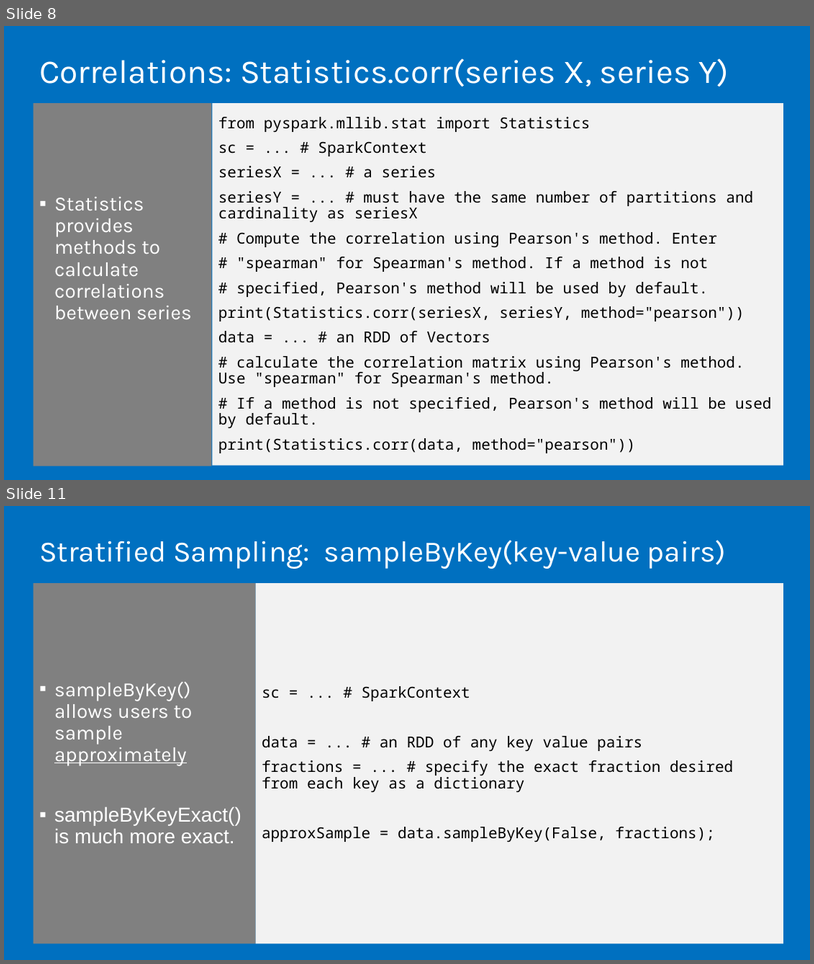
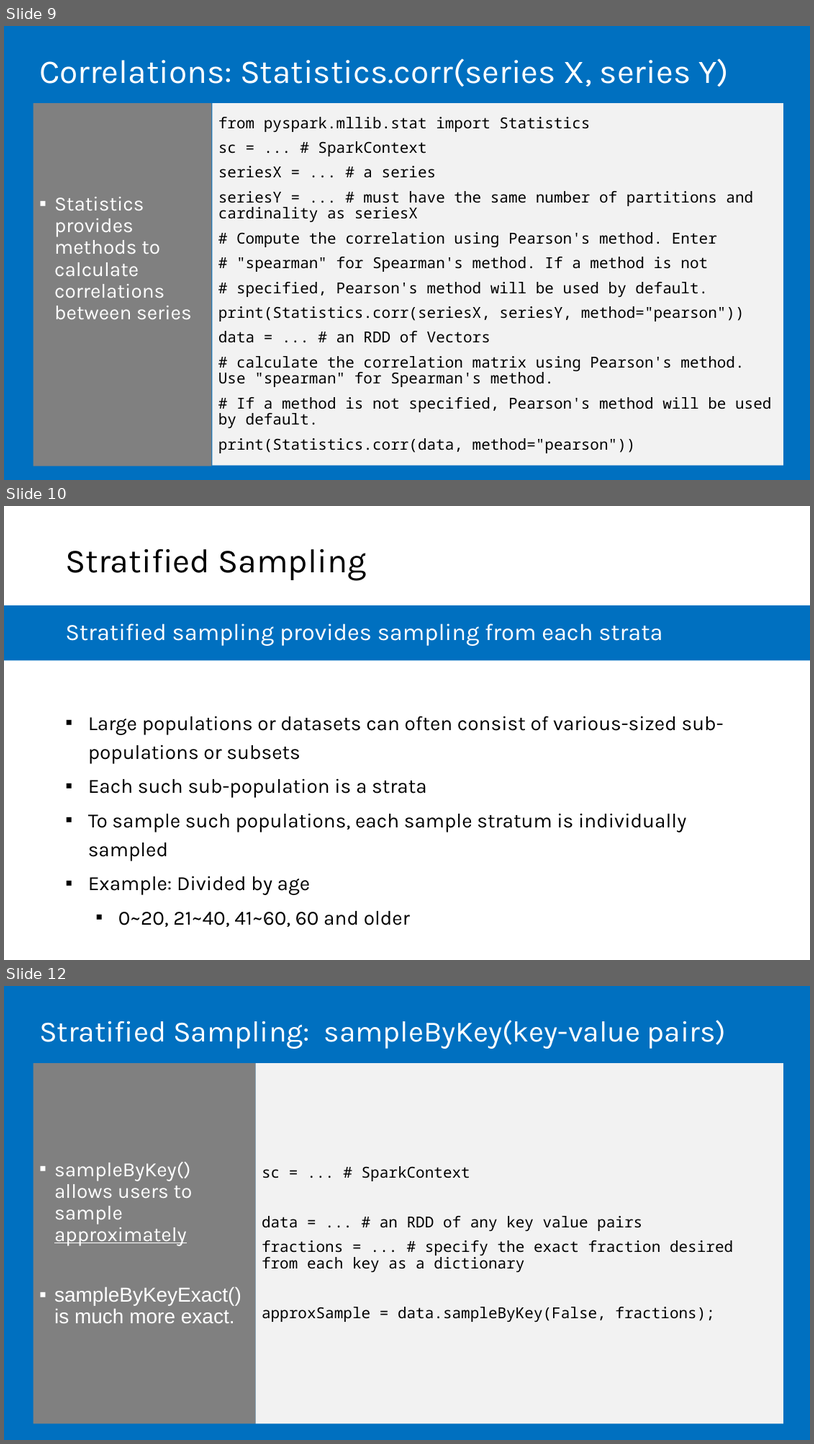
Before and after one commit to microsoft/AcademicContent, a slide deck: Instructor-Led/Module5/Lessons/Module5_Lesson4 Spark MLlib Basic Statistics.pptx. Shown one above the other, each under a label of ours: slides 8 and 11 before the commit, slides 9, 10 and 12 after it; the slides between them are not shown. The pictures are 814x964 and 814x1444 pixels, drawn with LibreOffice and Linux fonts; fonts in the diff are those of the drawing. Boxes give left, top, right and bottom in pixels: in the first picture for what was removed or moved away, otherwise in the second. Text is boxed around its words. In the diff, an @@ line names an element or a change of style, - is before the commit and + after.

```diff
--- a/Instructor-Led/Module5/Lessons/Module5_Lesson4 Spark MLlib Basic Statistics.pptx
+++ b/Instructor-Led/Module5/Lessons/Module5_Lesson4 Spark MLlib Basic Statistics.pptx
@@ slide 10 added at <box>4,506,810,960</box>, background #FFFFFF @@
@@ title added at <box>65,549,367,580</box>, 40 pt, text #000000 @@
+Stratified Sampling
@@ rectangle added at <box>4,605,810,660</box>, fill #0070C0 @@
@@ text added at <box>65,623,663,646</box>, 28 pt, text #FFFFFF @@
+Stratified sampling provides sampling from each strata
@@ text added at <box>88,716,724,926</box>, 24 pt, text #000000 @@
+▪ Large populations or datasets can often consist of various-sized sub-populations or subsets
+▪ Each such sub-population is a strata
+▪ To sample such populations, each sample stratum is individually sampled
+▪ Example: Divided by age
+  ▪ 0~20, 21~40, 41~60, 60 and older
@@ what was slide 8 is now slide 9 @@
@@ what was slide 11 is now slide 12 @@
```
Also in this commit, not shown: 8 slides changed, 4 other slides added, 7 slides removed, 11 other files.
